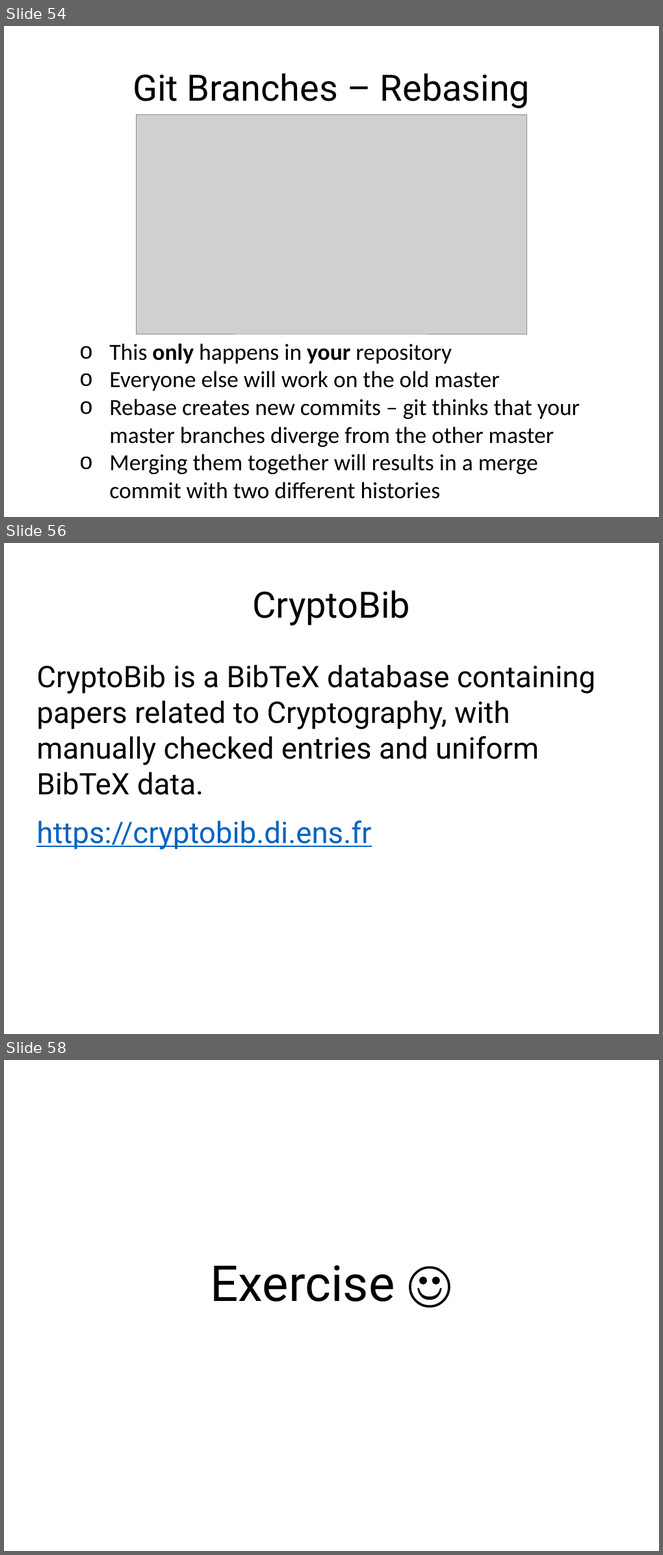
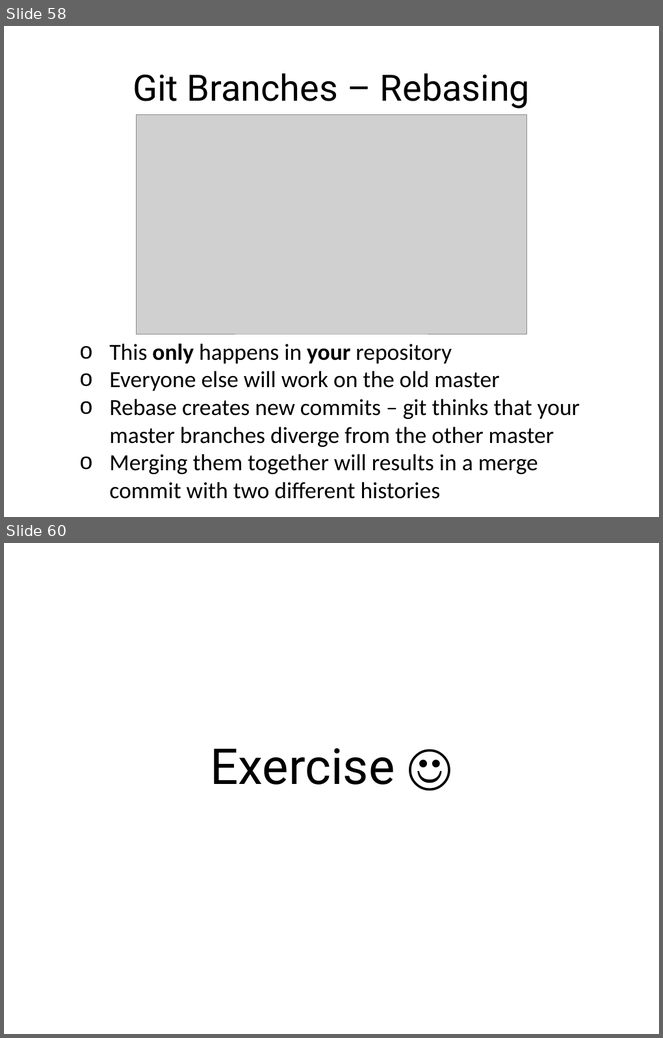
Before and after one commit to rachelplayer/isg-playground, a slide deck: git_workshop.pptx. Shown one above the other, each under a label of ours: slides 54, 56 and 58 before the commit, slides 58 and 60 after it; the slides between them are not shown. The pictures are 663x1555 and 663x1038 pixels, drawn with LibreOffice and Linux fonts; fonts in the diff are those of the drawing; grey boxes stand for pictures. Boxes give left, top, right and bottom in pixels: in the first picture for what was removed or moved away, otherwise in the second. Text is boxed around its words. In the diff, an @@ line names an element or a change of style, - is before the commit and + after.

```diff
--- a/git_workshop.pptx
+++ b/git_workshop.pptx
@@ slide 56 removed at (4,543,659,1034), background #FFFFFF @@
@@ title removed at (252,590,410,626) @@
-CryptoBib
@@ text removed at (36,665,596,850) @@
-CryptoBib is a BibTeX database containing papers related to Cryptography, with manually checked entries and uniform BibTeX data.
-https://cryptobib.di.ens.fr
@@ what was slide 54 is now slide 58 @@
@@ what was slide 58 is now slide 60 @@
```
Also in this commit, not shown: 13 slides changed, 5 slides added, 4 other slides removed, 1 other file.
